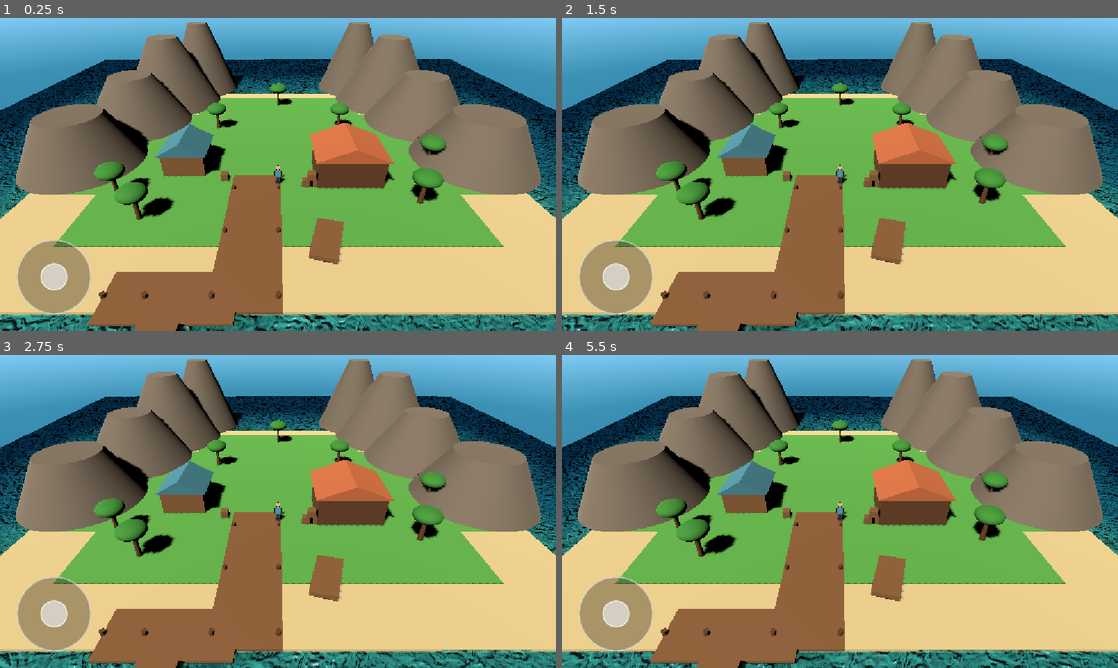
Above: before the commit, frames 1-4 (two rows, left to right).
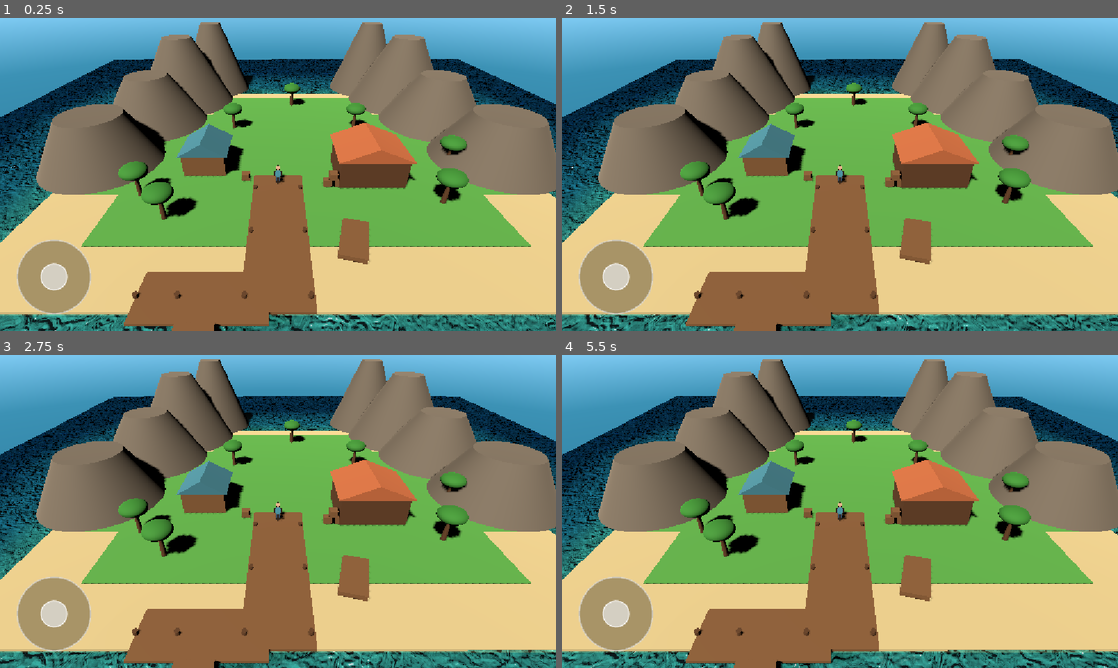
Above: after the commit, the same moments.

Repository: aohmn/GameDemo
Game: Godot game, scene res://scenes/boot/main.tscn
Two runs of this game, one before a commit and one after it. Both use one fixed random seed, a clock stepped at 60 frames per second and the inputs below.
Inputs (mouse positions are in pixels of both pictures, inside the frame that each line leads up to):
- Up to frame 1 (0.25 s): no input
- Up to frame 2 (1.5 s): move the mouse to (962, 158) at 0.52 s; click (962, 158) at 0.67 s; drag from (728, 190) to (812, 237) at 1.27 s
- Up to frame 3 (2.75 s): move the mouse to (333, 442) at 2.02 s; click (333, 442) at 2.17 s
- Up to frame 4 (5.5 s): drag from (812, 574) to (673, 464) at 2.77 s; move the mouse to (1006, 558) at 3.52 s; click (1006, 558) at 3.67 s; drag from (673, 464) to (756, 433) at 4.27 s; move the mouse to (867, 511) at 5.02 s; click (867, 511) at 5.17 s

The runs differ from the first frame. In frame 1, 31% of the frame differs, in the area x 0-100%, y 1-100%; in frame 2, 31%; in frame 3, 31%; in frame 4, 31%.

Commit message:
Spawn Player ở giữa cầu tàu và xác nhận khoảng cách lan can

Diff:
--- a/scenes/boot/main.gd
+++ b/scenes/boot/main.gd
@@ -96,7 +96,7 @@
         return
 
     _player.name = "Player"
-    _player.position = Vector3(0.0, 0.05, 10.0)
+    _player.position = Vector3(-2.0, 0.05, 10.0)
     add_child(_player)
 
 
Not shown, changed: CHANGELOG.md
